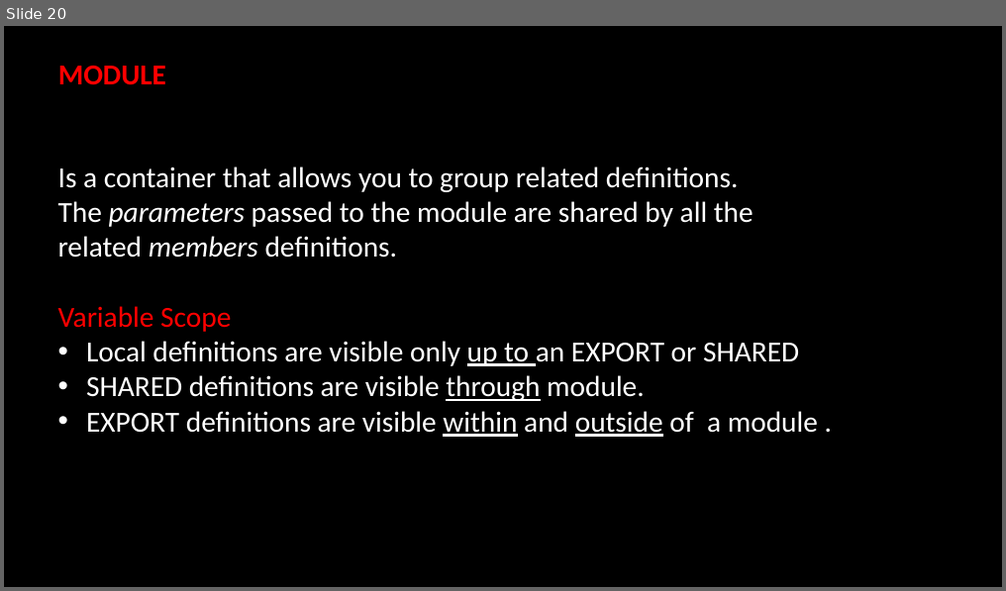
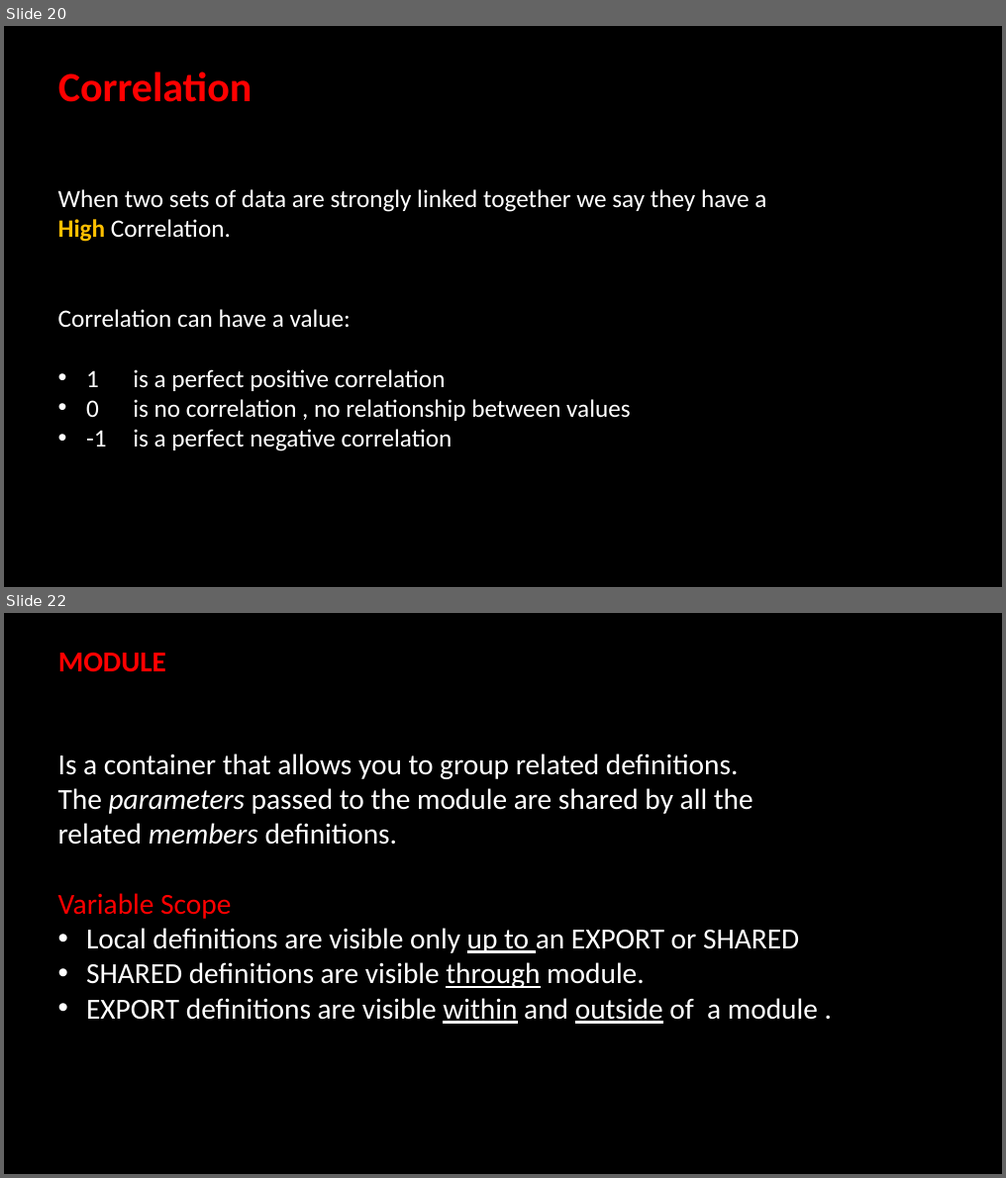
Before and after one commit to hpccsystems-solutions-lab/CodeDay_Feb2020, a slide deck: HPCC_Systems.pptx. Shown one above the other, each under a label of ours: slide 20 before the commit, slides 20 and 22 after it; the slides between them are not shown. The pictures are 1006x591 and 1006x1178 pixels, drawn with LibreOffice and Linux fonts; fonts in the diff are those of the drawing; background and template pictures are left out. Boxes give left, top, right and bottom in pixels: in the first picture for what was removed or moved away, otherwise in the second. Text is boxed around its words. In the diff, an @@ line names an element or a change of style, - is before the commit and + after.

```diff
--- a/HPCC_Systems.pptx
+++ b/HPCC_Systems.pptx
@@ slide 20 added at (x1=4, y1=26, x2=1002, y2=587), background picture (left out) @@
@@ text added at (x1=58, y1=72, x2=252, y2=102), 40 pt, text #FF0000, bold @@
+Correlation
@@ text added at (x1=58, y1=189, x2=766, y2=452), 24 pt, text #FFFFFF @@
+When two sets of data are strongly linked together we say they have a High Correlation.
+Correlation can have a value:
+• 1 is a perfect positive correlation
+• 0 is no correlation , no relationship between values
+• -1 is a perfect negative correlation
@@ what was slide 20 is now slide 22 @@
```
Also in this commit, not shown: 1 other slide added, 9 other files.
